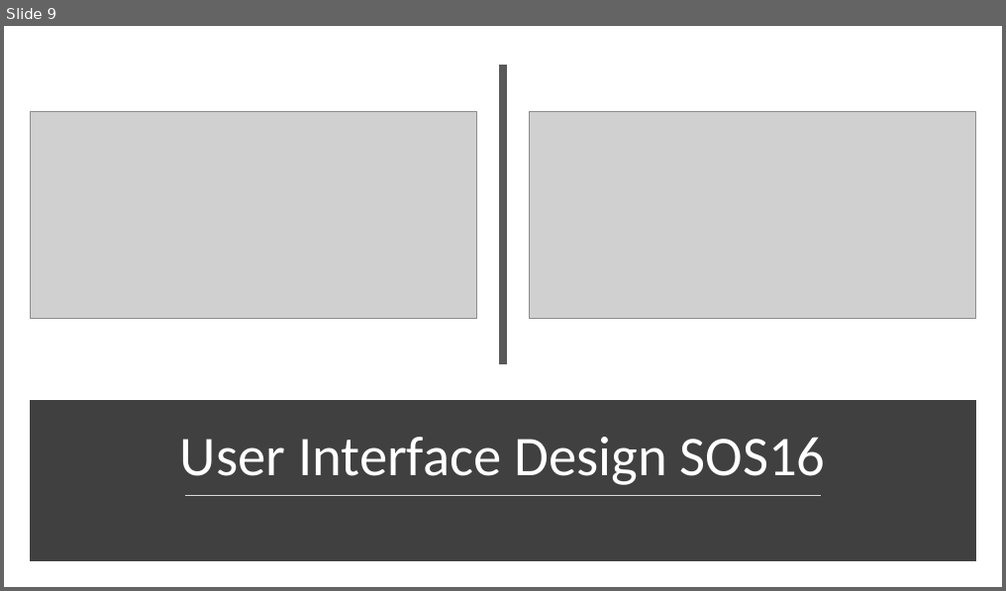
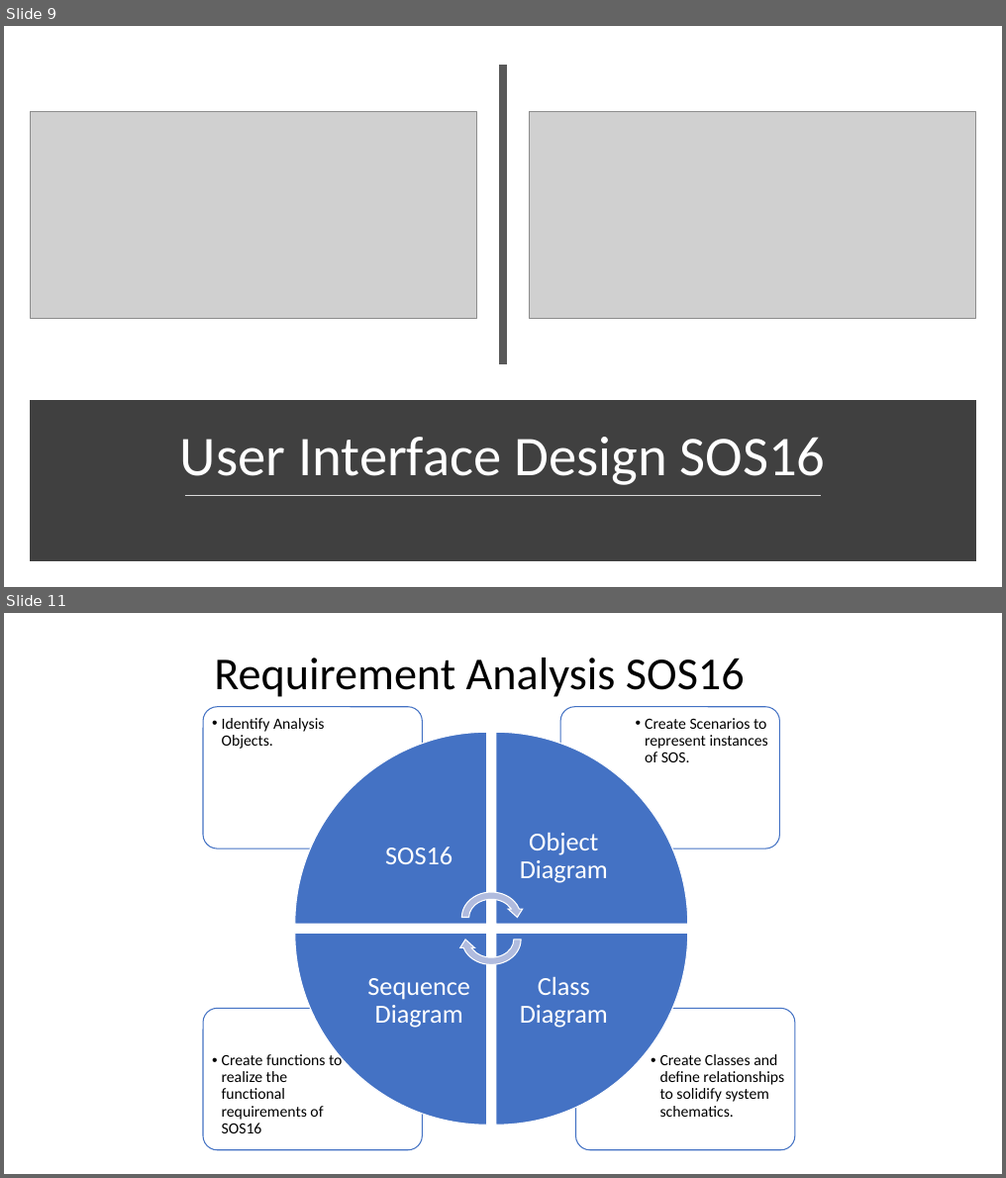
Before and after one commit to arocho032/CEN4010-Team-5, a slide deck: specifications/deliv1/SOS Deliverable 1 Presentation.pptx. Shown one above the other, each under a label of ours: slide 9 before the commit, slides 9 and 11 after it; the slides between them are not shown. The pictures are 1006x591 and 1006x1178 pixels, drawn with LibreOffice and Linux fonts; fonts in the diff are those of the drawing; grey boxes stand for pictures. Boxes give left, top, right and bottom in pixels: in the first picture for what was removed or moved away, otherwise in the second. Text is boxed around its words. In the diff, an @@ line names an element or a change of style, - is before the commit and + after.

```diff
--- a/specifications/deliv1/SOS Deliverable 1 Presentation.pptx
+++ b/specifications/deliv1/SOS Deliverable 1 Presentation.pptx
@@ slide 11 added at (4,613,1002,1174), background #FFFFFF @@
@@ title added at (214,658,745,697), 44 pt, text #000000 @@
+Requirement Analysis SOS16
@@ group added at (203,707,795,1151): 8 texts, 4 rounded rectangles, 4 pie wedges, 2 circular arrows @@
+  • Create Classes and define relationships to solidify system schematics.
+  • Create functions to realize the functional requirements of SOS16
+  • Create Scenarios to represent instances of SOS.
+  • Identify Analysis Objects.
+SOS16
+Object Diagram
+Class Diagram
+Sequence Diagram
```
Also in this commit, not shown: 3 slides changed, 2 other slides added, 3 slides removed, 1 other file.
